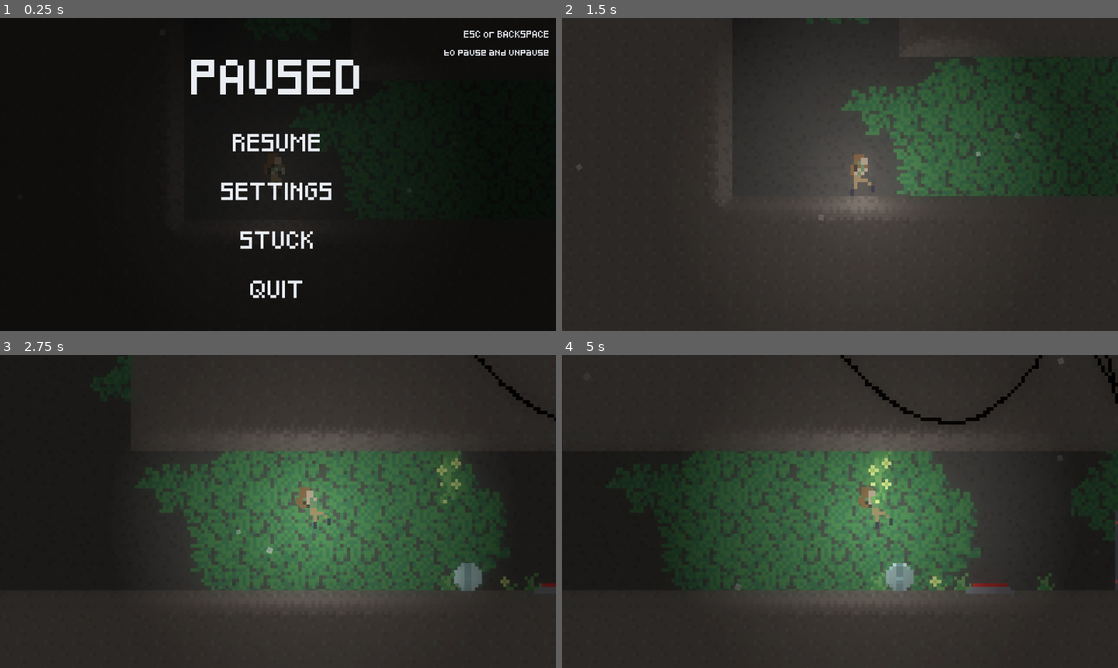
Above: before the commit, frames 1-4 (two rows, left to right).
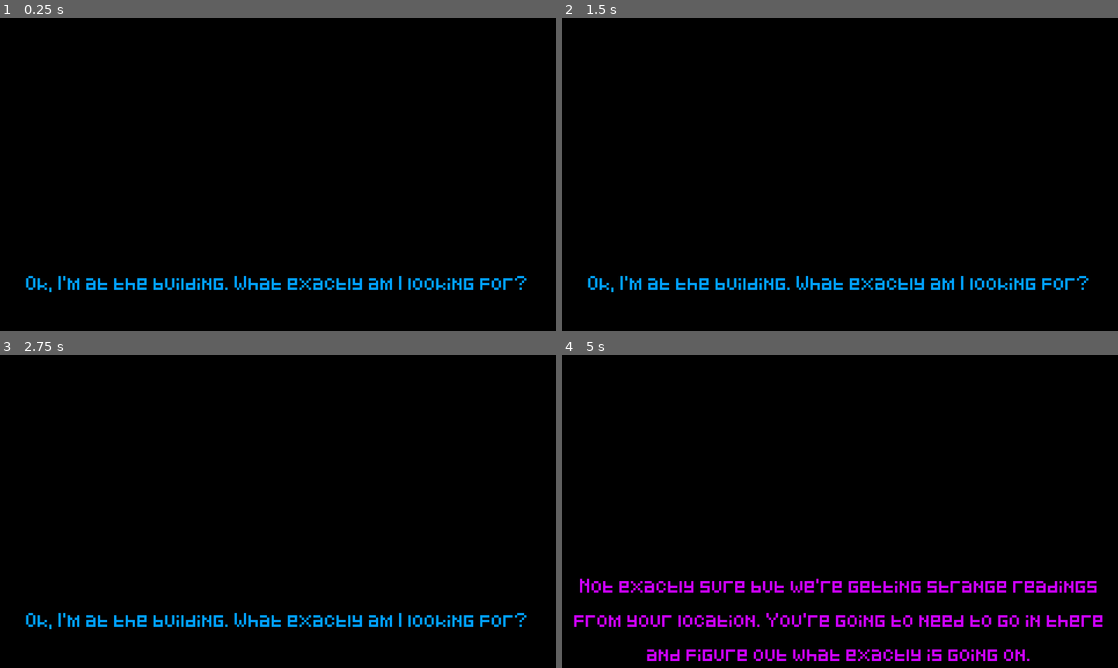
Above: after the commit, the same moments.

Repository: EpicBettaFish/trijam314
Game: Godot game, scene res://scenes/intro.tscn
The game is run twice, just before and just after one commit, with the same random seed, the same clock (stepped at 60 frames per second) and the same inputs. Before the commit the project starts from res://scenes/Main.tscn. Sound files missing from this copy of the repository are replaced by a short silence.
Inputs (mouse positions are in pixels of both pictures, inside the frame that each line leads up to):
- Up to frame 1 (0.25 s): no input
- Up to frame 2 (1.5 s): click (840, 140) at 0.5 s, where only the run before the commit has a clickable "RESUME"; hold D (right) from 1.28 s (still down)
- Up to frame 3 (2.75 s): keep holding D (right); tap Up (jump) at 1.52, 2.27 s
- Up to frame 4 (5 s): release D (right) at 2.78 s; hold Left (left) 2.78-3.53 s; hold D (right) from 3.53 s (still down); tap Up (jump) at 3.77, 4.52 s

The runs differ from the first frame. In frame 1, 19% of the frame differs, in the area x 4-99%, y 0-90%; in frame 2, 100%, in the area x 0-100%, y 0-100%; in frame 3, 97%; in frame 4, 98%.
Error after the commit: Parse Error: Cannot pass a value of type "PackedScene" as "String". (res://scripts/intro.gd:6)

Commit message:
ittrowork

Diff:
--- a/project.godot
+++ b/project.godot
@@ -11,7 +11,7 @@
 [application]
 
 config/name="trijam314"
-run/main_scene="uid://b05u0p5i5xc2f"
+run/main_scene="uid://c6deyvaw868aq"
 config/features=PackedStringArray("4.4", "Forward Plus")
 config/icon="res://icon.svg"
 
--- /dev/null
+++ b/scenes/intro.tscn
@@ -0,0 +1,260 @@
+[gd_scene load_steps=11 format=3 uid="uid://c6deyvaw868aq"]
+
+[ext_resource type="Script" uid="uid://d08b12xtv7r6w" path="res://scripts/intro.gd" id="1_es01l"]
+[ext_resource type="AudioStream" uid="uid://bbpbatdy8y14y" path="res://assets/audio/scott0-1.mp3" id="1_wfs7u"]
+[ext_resource type="AudioStream" uid="uid://mucuxwcdr15n" path="res://assets/audio/jude0-1.mp3" id="2_es01l"]
+[ext_resource type="AudioStream" uid="uid://4o2a156ofr41" path="res://assets/audio/scott0-2.mp3" id="3_0naf5"]
+[ext_resource type="AudioStream" uid="uid://bq0rd84rf36j8" path="res://assets/audio/jude0-2.mp3" id="4_bu1yb"]
+[ext_resource type="FontFile" uid="uid://cujp8qsv5q3ty" path="res://assets/sprites/Pixeled.ttf" id="5_t1qkj"]
+
+[sub_resource type="Animation" id="Animation_sjfbp"]
+resource_name = "intro"
+length = 18.0
+tracks/0/type = "value"
+tracks/0/imported = false
+tracks/0/enabled = true
+tracks/0/path = NodePath("AudioStreamPlayer:stream")
+tracks/0/interp = 1
+tracks/0/loop_wrap = true
+tracks/0/keys = {
+"times": PackedFloat32Array(0),
+"transitions": PackedFloat32Array(1),
+"update": 1,
+"values": [ExtResource("1_wfs7u")]
+}
+tracks/1/type = "value"
+tracks/1/imported = false
+tracks/1/enabled = true
+tracks/1/path = NodePath("AudioStreamPlayer:playing")
+tracks/1/interp = 1
+tracks/1/loop_wrap = true
+tracks/1/keys = {
+"times": PackedFloat32Array(0),
+"transitions": PackedFloat32Array(1),
+"update": 1,
+"values": [true]
+}
+tracks/2/type = "value"
+tracks/2/imported = false
+tracks/2/enabled = true
+tracks/2/path = NodePath("AudioStreamPlayer2:playing")
+tracks/2/interp = 1
+tracks/2/loop_wrap = true
+tracks/2/keys = {
+"times": PackedFloat32Array(0, 2.6),
+"transitions": PackedFloat32Array(1, 1),
+"update": 1,
+"values": [false, true]
+}
+tracks/3/type = "value"
+tracks/3/imported = false
+tracks/3/enabled = true
+tracks/3/path = NodePath("AudioStreamPlayer3:playing")
+tracks/3/interp = 1
+tracks/3/loop_wrap = true
+tracks/3/keys = {
+"times": PackedFloat32Array(0, 10.97),
+"transitions": PackedFloat32Array(1, 1),
+"update": 1,
+"values": [false, true]
+}
+tracks/4/type = "value"
+tracks/4/imported = false
+tracks/4/enabled = true
+tracks/4/path = NodePath("AudioStreamPlayer4:playing")
+tracks/4/interp = 1
+tracks/4/loop_wrap = true
+tracks/4/keys = {
+"times": PackedFloat32Array(0, 14.2333),
+"transitions": PackedFloat32Array(1, 1),
+"update": 1,
+"values": [false, true]
+}
+tracks/5/type = "value"
+tracks/5/imported = false
+tracks/5/enabled = true
+tracks/5/path = NodePath("Label:text")
+tracks/5/interp = 1
+tracks/5/loop_wrap = true
+tracks/5/keys = {
+"times": PackedFloat32Array(0, 4.33333, 10.9, 14.5818),
+"transitions": PackedFloat32Array(1, 1, 1, 1),
+"update": 1,
+"values": ["Ok, I'm at the building. What exactly am I looking for?", "Not exactly sure but we're getting strange readings from your location. You're going to need to go in there and figure out what exactly is going on.", "Just let me know if you spot anything, this camera's working, right?", "Yep, I'm getting a clear picture!"]
+}
+tracks/6/type = "value"
+tracks/6/imported = false
+tracks/6/enabled = true
+tracks/6/path = NodePath("Label:theme_override_colors/font_color")
+tracks/6/interp = 0
+tracks/6/loop_wrap = true
+tracks/6/keys = {
+"times": PackedFloat32Array(0, 4.33, 10.9, 14.5818),
+"transitions": PackedFloat32Array(1, 1, 1, 1),
+"update": 0,
+"values": [Color(0, 0.633333, 1, 1), Color(0.816667, 0, 1, 1), Color(0, 0.633333, 1, 1), Color(0.816667, 0, 1, 1)]
+}
+tracks/7/type = "value"
+tracks/7/imported = false
+tracks/7/enabled = true
+tracks/7/path = NodePath("Label:modulate")
+tracks/7/interp = 1
+tracks/7/loop_wrap = true
+tracks/7/keys = {
+"times": PackedFloat32Array(16, 18),
+"transitions": PackedFloat32Array(1, 1),
+"update": 0,
+"values": [Color(1, 1, 1, 1), Color(1, 1, 1, 0)]
+}
+
+[sub_resource type="Animation" id="Animation_272cy"]
+length = 0.001
+tracks/0/type = "value"
+tracks/0/imported = false
+tracks/0/enabled = true
+tracks/0/path = NodePath("AudioStreamPlayer:stream")
+tracks/0/interp = 1
+tracks/0/loop_wrap = true
+tracks/0/keys = {
+"times": PackedFloat32Array(0),
+"transitions": PackedFloat32Array(1),
+"update": 1,
+"values": [ExtResource("1_wfs7u")]
+}
+tracks/1/type = "value"
+tracks/1/imported = false
+tracks/1/enabled = true
+tracks/1/path = NodePath("AudioStreamPlayer:playing")
+tracks/1/interp = 1
+tracks/1/loop_wrap = true
+tracks/1/keys = {
+"times": PackedFloat32Array(0),
+"transitions": PackedFloat32Array(1),
+"update": 1,
+"values": [true]
+}
+tracks/2/type = "value"
+tracks/2/imported = false
+tracks/2/enabled = true
+tracks/2/path = NodePath("AudioStreamPlayer2:playing")
+tracks/2/interp = 1
+tracks/2/loop_wrap = true
+tracks/2/keys = {
+"times": PackedFloat32Array(0),
+"transitions": PackedFloat32Array(1),
+"update": 1,
+"values": [true]
+}
+tracks/3/type = "value"
+tracks/3/imported = false
+tracks/3/enabled = true
+tracks/3/path = NodePath("AudioStreamPlayer3:playing")
+tracks/3/interp = 1
+tracks/3/loop_wrap = true
+tracks/3/keys = {
+"times": PackedFloat32Array(0),
+"transitions": PackedFloat32Array(1),
+"update": 1,
+"values": [false]
+}
+tracks/4/type = "value"
+tracks/4/imported = false
+tracks/4/enabled = true
+tracks/4/path = NodePath("AudioStreamPlayer4:playing")
+tracks/4/interp = 1
+tracks/4/loop_wrap = true
+tracks/4/keys = {
+"times": PackedFloat32Array(0),
+"transitions": PackedFloat32Array(1),
+"update": 1,
+"values": [false]
+}
+tracks/5/type = "value"
+tracks/5/imported = false
+tracks/5/enabled = true
+tracks/5/path = NodePath("Label:text")
+tracks/5/interp = 1
+tracks/5/loop_wrap = true
+tracks/5/keys = {
+"times": PackedFloat32Array(0),
+"transitions": PackedFloat32Array(1),
+"update": 1,
+"values": ["Ok, I'm at the building. What exactly am I looking for?"]
+}
+tracks/6/type = "value"
+tracks/6/imported = false
+tracks/6/enabled = true
+tracks/6/path = NodePath("Label:theme_override_colors/font_color")
+tracks/6/interp = 1
+tracks/6/loop_wrap = true
+tracks/6/keys = {
+"times": PackedFloat32Array(0),
+"transitions": PackedFloat32Array(1),
+"update": 0,
+"values": [Color(0, 0.633333, 1, 1)]
+}
+tracks/7/type = "value"
+tracks/7/imported = false
+tracks/7/enabled = true
+tracks/7/path = NodePath("Label:modulate")
+tracks/7/interp = 1
+tracks/7/loop_wrap = true
+tracks/7/keys = {
+"times": PackedFloat32Array(0),
+"transitions": PackedFloat32Array(1),
+"update": 0,
+"values": [Color(1, 1, 1, 1)]
+}
+
+[sub_resource type="AnimationLibrary" id="AnimationLibrary_ioskq"]
+_data = {
+&"RESET": SubResource("Animation_272cy"),
+&"intro": SubResource("Animation_sjfbp")
+}
+
+[sub_resource type="Environment" id="Environment_es01l"]
+background_mode = 3
+glow_enabled = true
+
+[node name="Intro" type="Node2D"]
+script = ExtResource("1_es01l")
+
+[node name="ColorRect" type="ColorRect" parent="."]
+offset_right = 960.0
+offset_bottom = 544.0
+color = Color(0, 0, 0, 1)
+
+[node name="AnimationPlayer" type="AnimationPlayer" parent="."]
+libraries = {
+&"": SubResource("AnimationLibrary_ioskq")
+}
+autoplay = "intro"
+
+[node name="AudioStreamPlayer" type="AudioStreamPlayer" parent="."]
+stream = ExtResource("1_wfs7u")
+
+[node name="AudioStreamPlayer2" type="AudioStreamPlayer" parent="."]
+stream = ExtResource("2_es01l")
+
+[node name="AudioStreamPlayer3" type="AudioStreamPlayer" parent="."]
+stream = ExtResource("3_0naf5")
+
+[node name="AudioStreamPlayer4" type="AudioStreamPlayer" parent="."]
+stream = ExtResource("4_bu1yb")
+
+[node name="Label" type="Label" parent="."]
+offset_top = 366.0
+offset_right = 959.0
+offset_bottom = 540.0
+theme_override_colors/font_color = Color(0, 0.633333, 1, 1)
+theme_override_fonts/font = ExtResource("5_t1qkj")
+theme_override_font_sizes/font_size = 20
+text = "Ok, I'm at the building. What exactly am I looking for?"
+horizontal_alignment = 1
+vertical_alignment = 1
+autowrap_mode = 3
+
+[node name="WorldEnvironment" type="WorldEnvironment" parent="."]
+environment = SubResource("Environment_es01l")
+
+[connection signal="animation_finished" from="AnimationPlayer" to="." method="_on_animation_player_animation_finished"]
--- /dev/null
+++ b/scripts/intro.gd
@@ -0,0 +1,6 @@
+extends Node2D
+
+
+func _on_animation_player_animation_finished(anim_name: StringName) -> void:
+	if anim_name == "intro":
+		get_tree().change_scene_to_file(preload("res://scenes/Main.tscn"))
Not shown, added: scripts/intro.gd.uid
